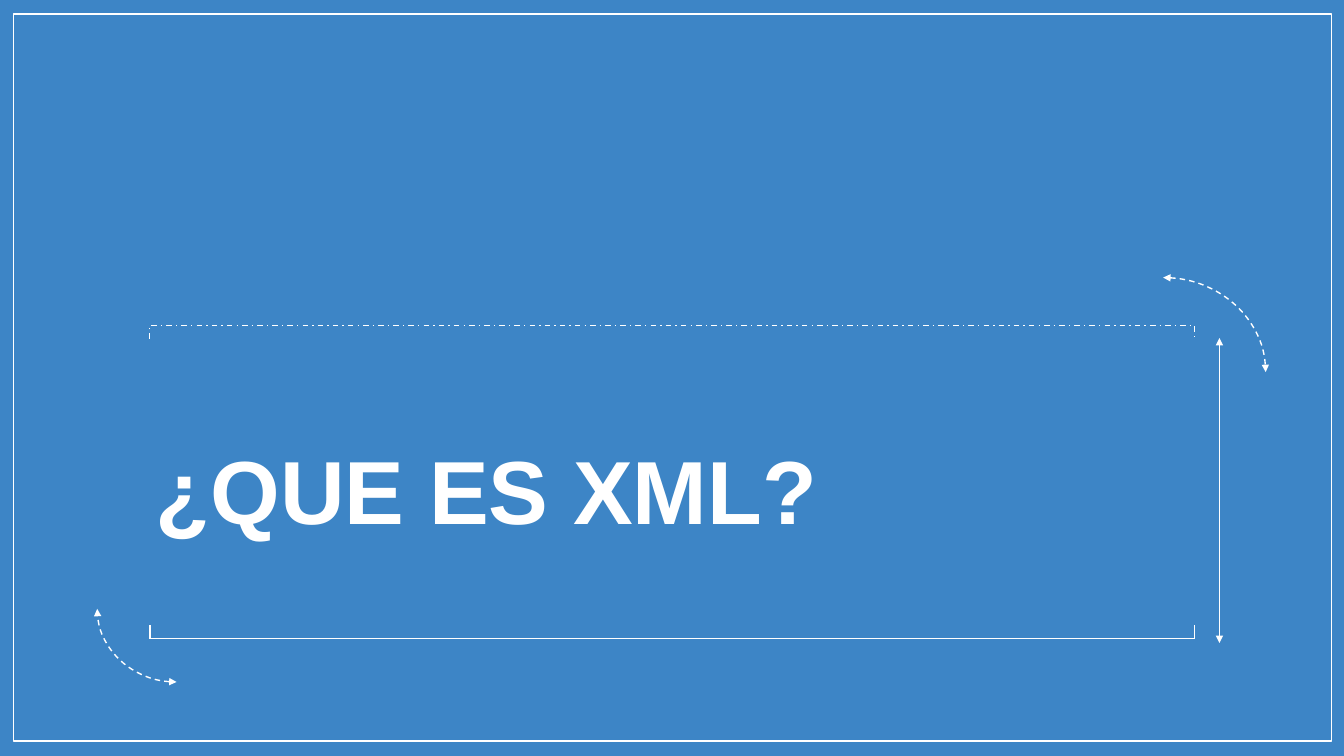
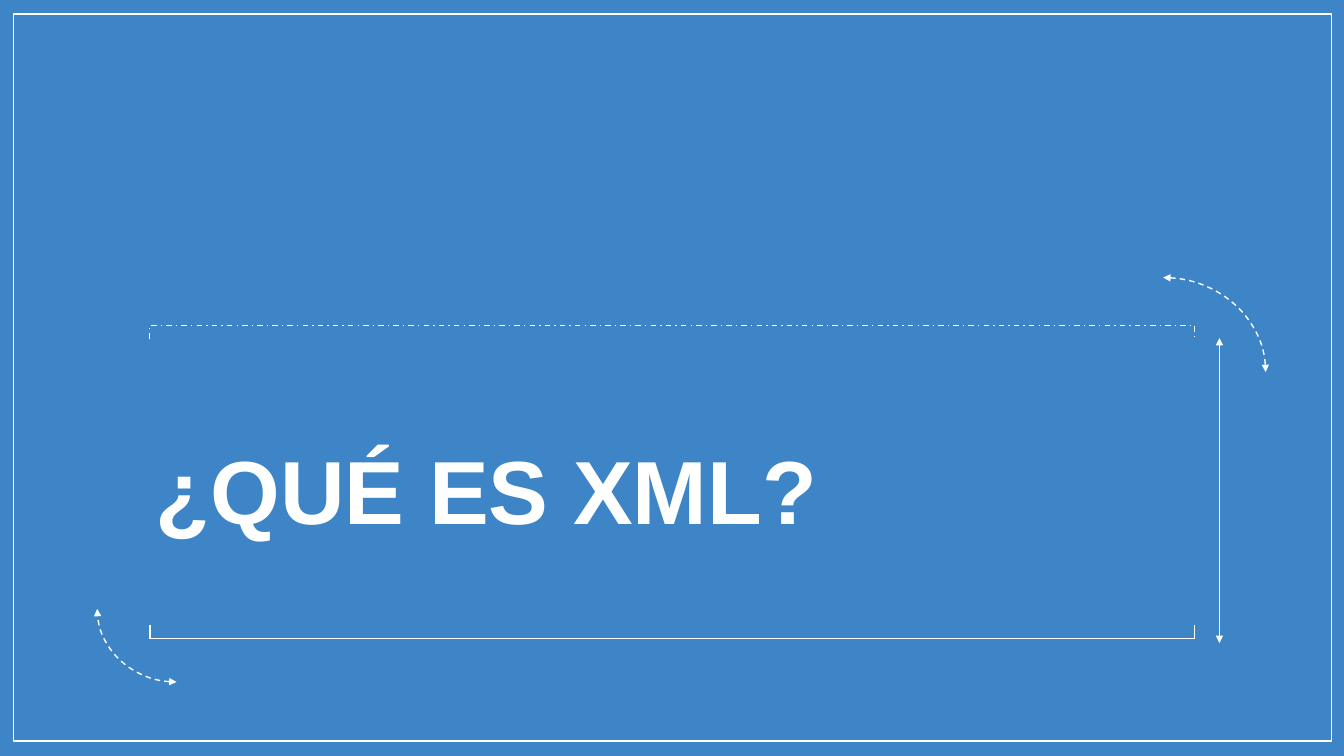
Before and after one commit to micarsan/DAW1-CSS_Avanzado, a slide deck: slide 1 of xml/PARTE 1 - STORY 01 Y 02 - XML.pptx. Drawn at 1344x756 pixels with LibreOffice and Linux fonts; fonts in the diff are those of the drawing; background and template pictures are left out. Boxes give left, top, right and bottom in pixels: in the first picture for what was removed or moved away, otherwise in the second. Text is boxed around its words. In the diff, an @@ line names an element or a change of style, - is before the commit and + after.

```diff
--- a/xml/PARTE 1 - STORY 01 Y 02 - XML.pptx
+++ b/xml/PARTE 1 - STORY 01 Y 02 - XML.pptx
@@ title at (x1=156, y1=454, x2=817, y2=541): text changed @@
-¿QUE ES XML?
+¿QUÉ ES XML?
```
Also in this commit, not shown: 6 slides added.
